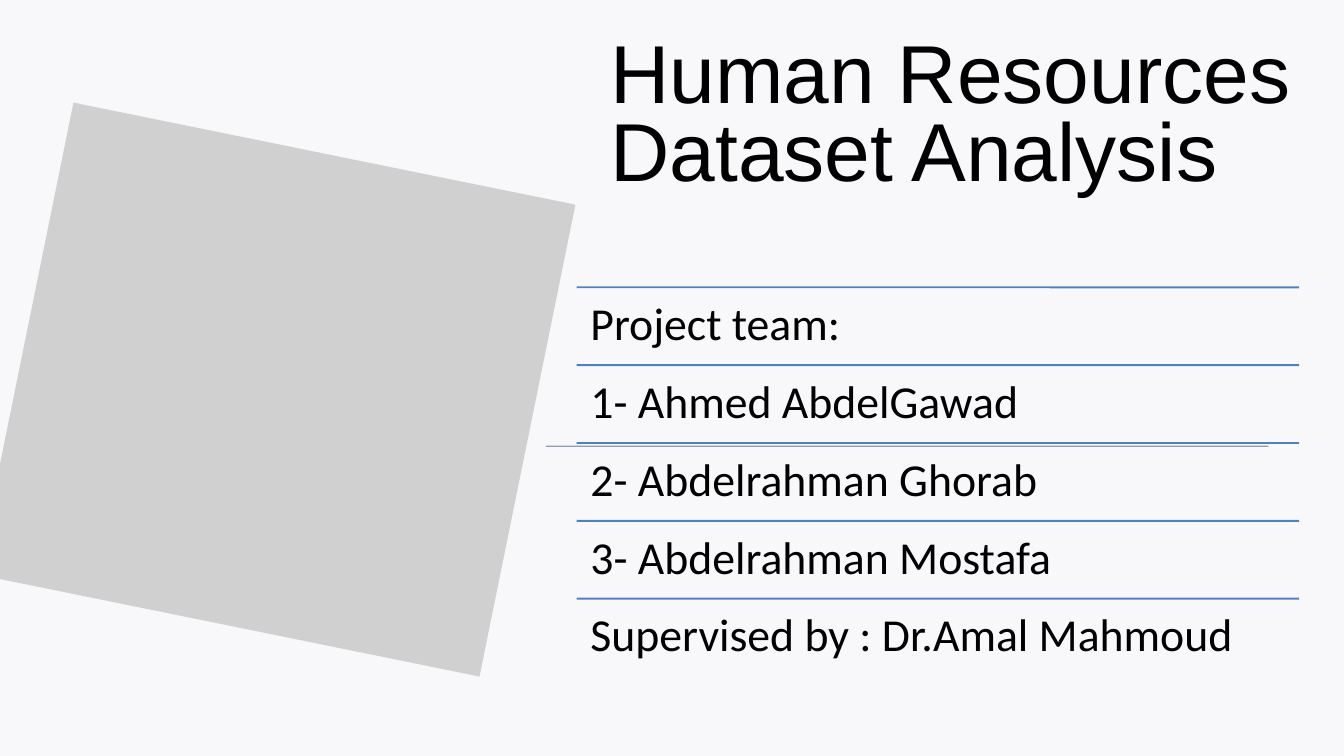
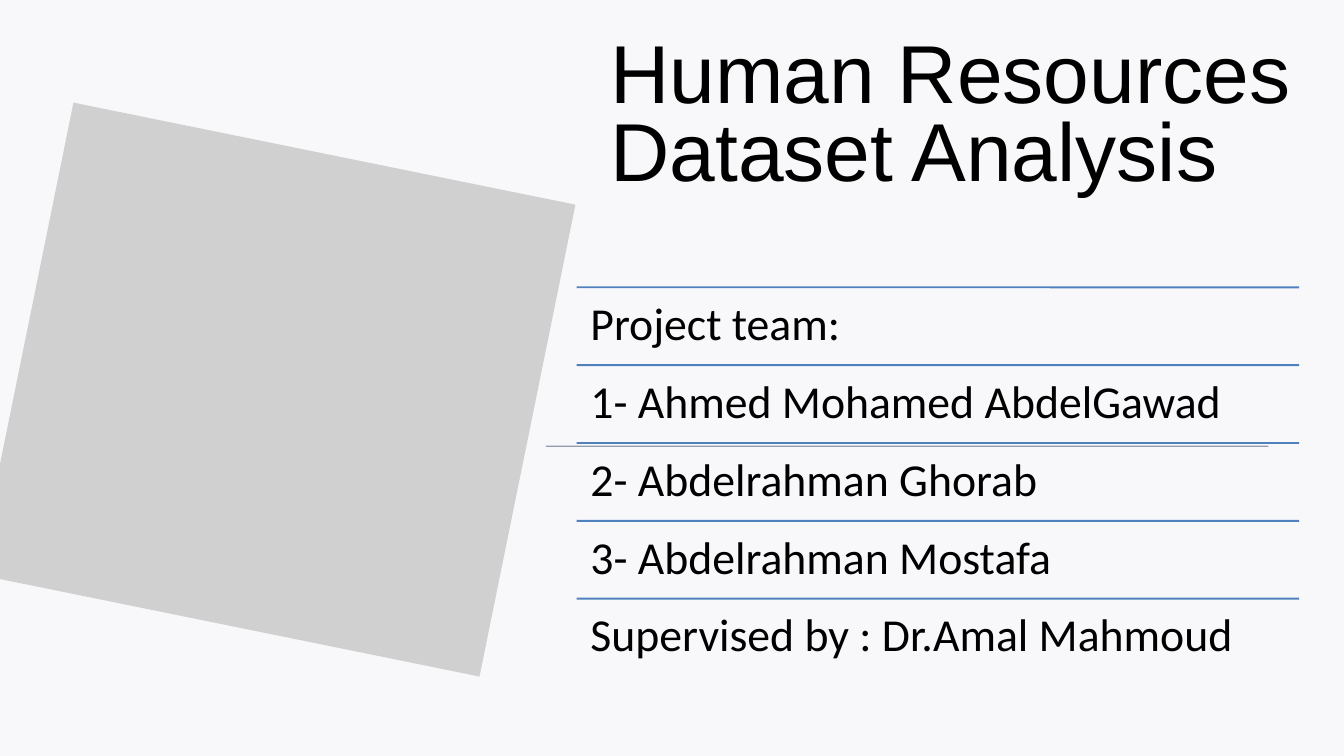
Before and after one commit to AHM123ED2/YAT401A_CAI2_DAT2_G7DEPI2_GROUP3HR, a slide deck: slide 1 of Human Resources Data analyiss final.pptx. Drawn at 1344x756 pixels with LibreOffice and Linux fonts; fonts in the diff are those of the drawing; grey boxes stand for pictures. Boxes give left, top, right and bottom in pixels: in the first picture for what was removed or moved away, otherwise in the second. Text is boxed around its words. In the diff, an @@ line names an element or a change of style, - is before the commit and + after.

```diff
--- a/Human Resources Data analyiss final.pptx
+++ b/Human Resources Data analyiss final.pptx
@@ text at [590,386,1221,419]: text changed @@
-1- Ahmed AbdelGawad
+1- Ahmed Mohamed AbdelGawad
```
